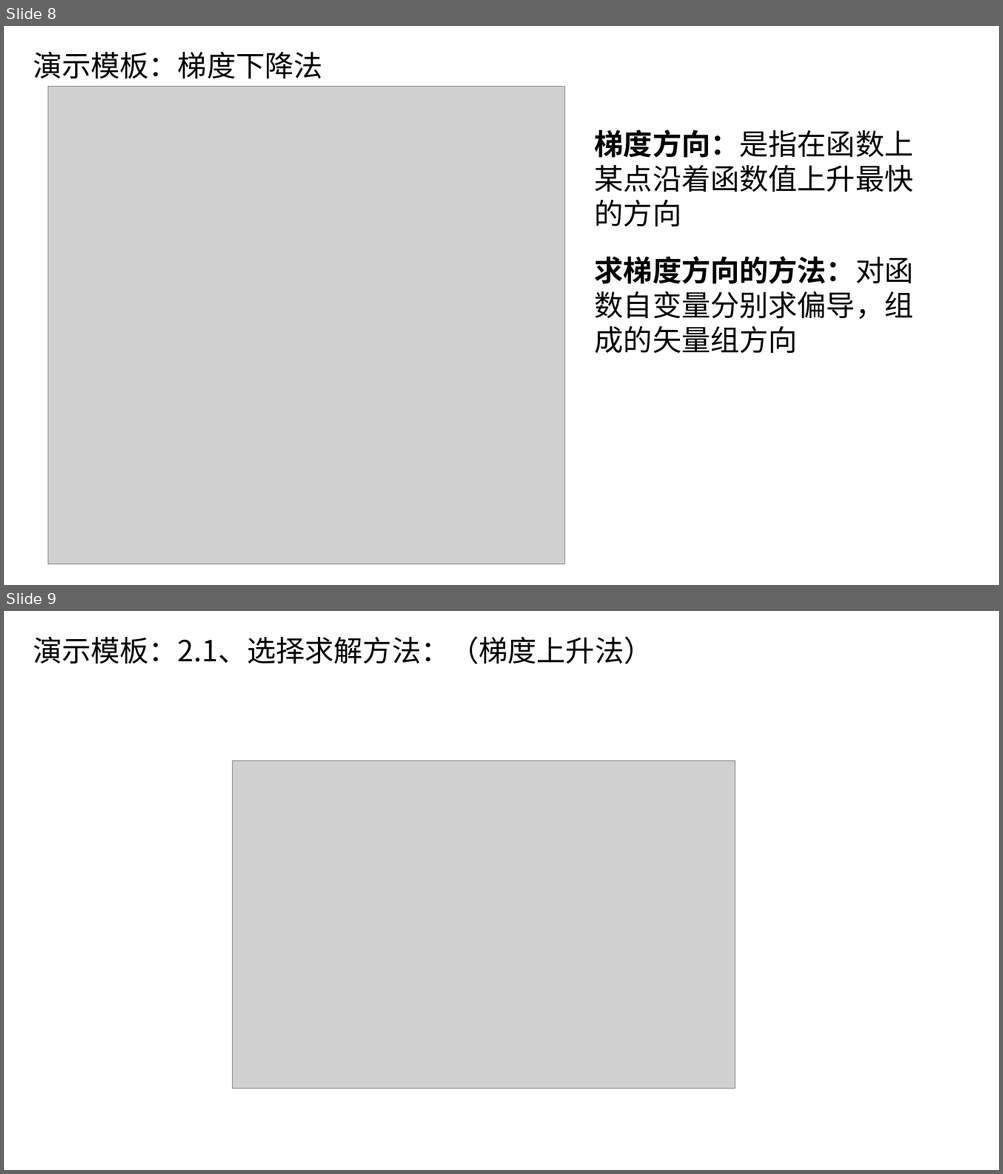
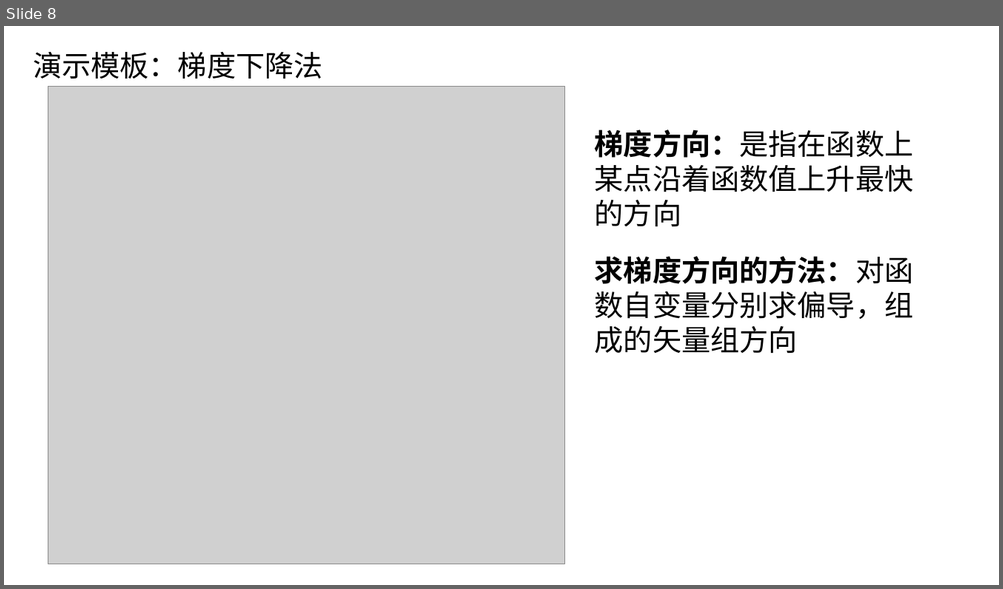
Before and after one commit to zgqzhangguoqi/RL-Flies, a slide deck: 强化学习PPT4~6章/演示文稿.pptx. Shown one above the other, each under a label of ours: slides 8 and 9 before the commit, slide 8 after it. The pictures are 1003x1174 and 1003x589 pixels, drawn with LibreOffice and Linux fonts; fonts in the diff are those of the drawing; grey boxes stand for pictures. Boxes give left, top, right and bottom in pixels: in the first picture for what was removed or moved away, otherwise in the second. Text is boxed around its words. In the diff, an @@ line names an element or a change of style, - is before the commit and + after.

```diff
--- a/强化学习PPT4~6章/演示文稿.pptx
+++ b/强化学习PPT4~6章/演示文稿.pptx
@@ slide 9 removed at [4, 611, 999, 1170], background #FFFFFF @@
@@ text removed at [33, 636, 652, 664] @@
-演示模板：2.1、选择求解方法：（梯度上升法）
@@ picture removed at [233, 761, 734, 1089] @@
```
Also in this commit, not shown: 1 slide added.
